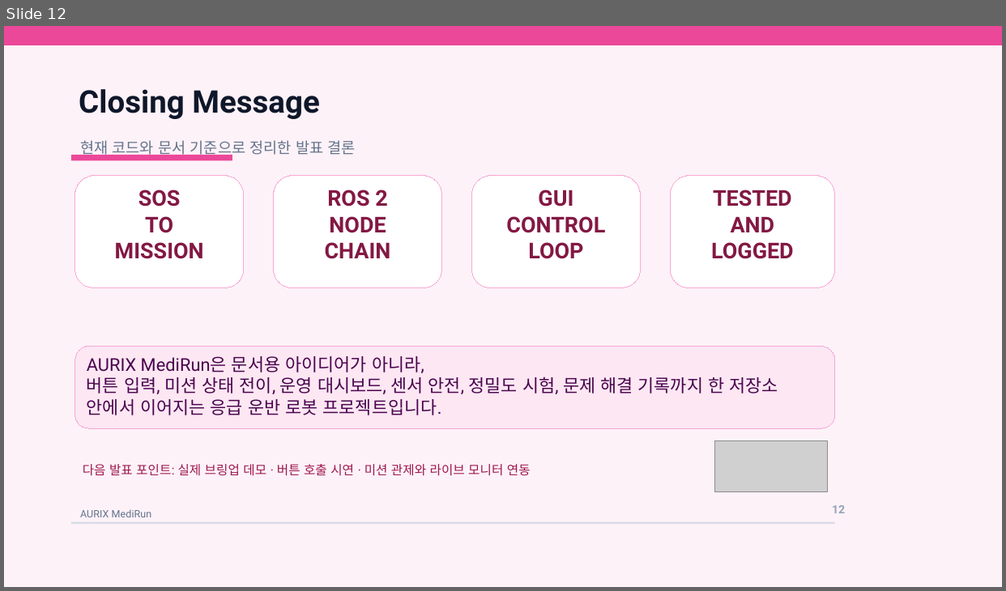
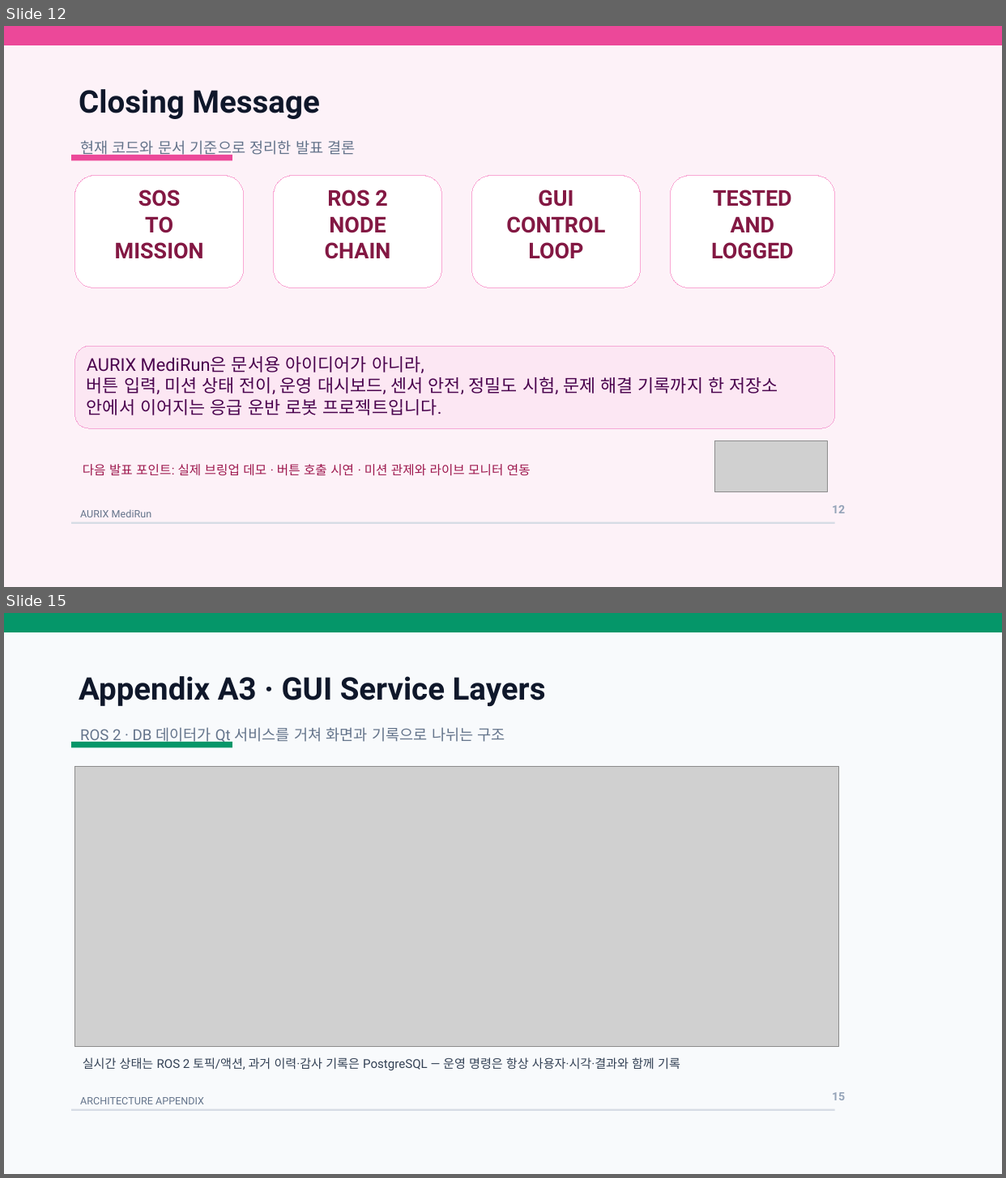
Before and after one commit to DTRos2/aurix_medirun, a slide deck: ppt/AURIX_MediRun_발표자료.pptx. Shown one above the other, each under a label of ours: slide 12 before the commit, slides 12 and 15 after it; the slides between them are not shown. The pictures are 1006x591 and 1006x1178 pixels, drawn with LibreOffice and Linux fonts; fonts in the diff are those of the drawing; grey boxes stand for pictures. Boxes give left, top, right and bottom in pixels: in the first picture for what was removed or moved away, otherwise in the second. Text is boxed around its words. In the diff, an @@ line names an element or a change of style, - is before the commit and + after.

```diff
--- a/ppt/AURIX_MediRun_발표자료.pptx
+++ b/ppt/AURIX_MediRun_발표자료.pptx
@@ slide 15 added at [4,613,1002,1174], background #F6F8FB @@
@@ rectangle added at [4,613,1002,1174], fill #F8FAFC @@
@@ rectangle added at [4,613,1002,632], fill #059669 @@
@@ text added at [79,676,546,707], 30 pt, text #0F172A, bold @@
+Appendix A3 · GUI Service Layers
@@ text added at [80,727,505,745], 14.5 pt, text #64748B @@
+ROS 2 · DB 데이터가 Qt 서비스를 거쳐 화면과 기록으로 나뉘는 구조
@@ rectangle added at [71,742,232,747], fill #059669 @@
@@ picture added at [75,766,839,1047] @@
@@ text added at [83,1058,680,1071], 11.8 pt, text #334155 @@
+실시간 상태는 ROS 2 토픽/액션, 과거 이력·감사 기록은 PostgreSQL — 운영 명령은 항상 사용자·시각·결과와 함께 기록
@@ text added at [80,1097,204,1105], 9.8 pt, text #64748B @@
+ARCHITECTURE APPENDIX
@@ text added at [832,1093,845,1101], 11 pt, text #94A3B8, bold @@
+15
@@ rectangle added at [71,1110,835,1112], fill #D6DCE5 @@
```
Also in this commit, not shown: 4 other slides added, 2 other files.
